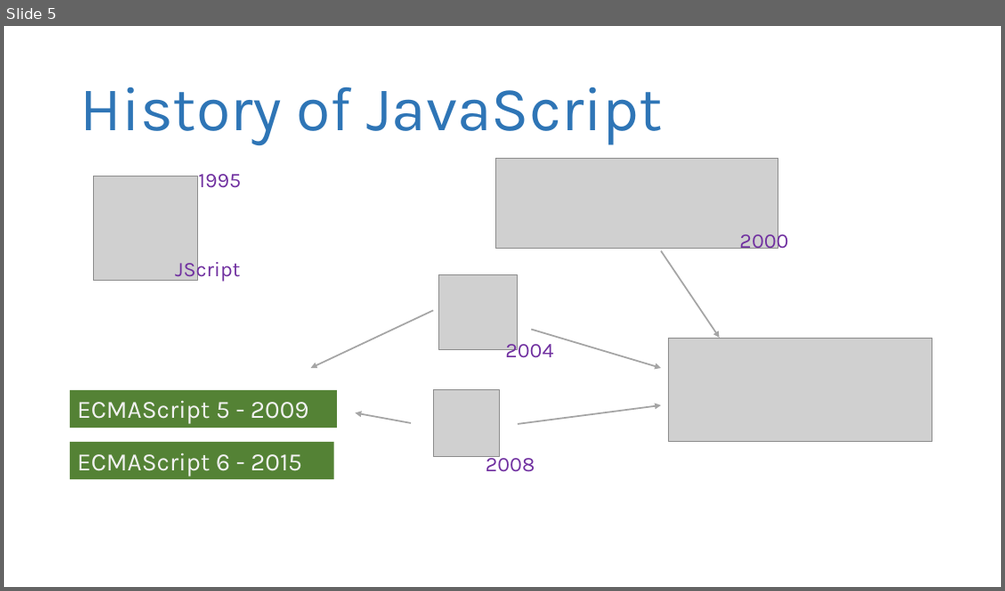
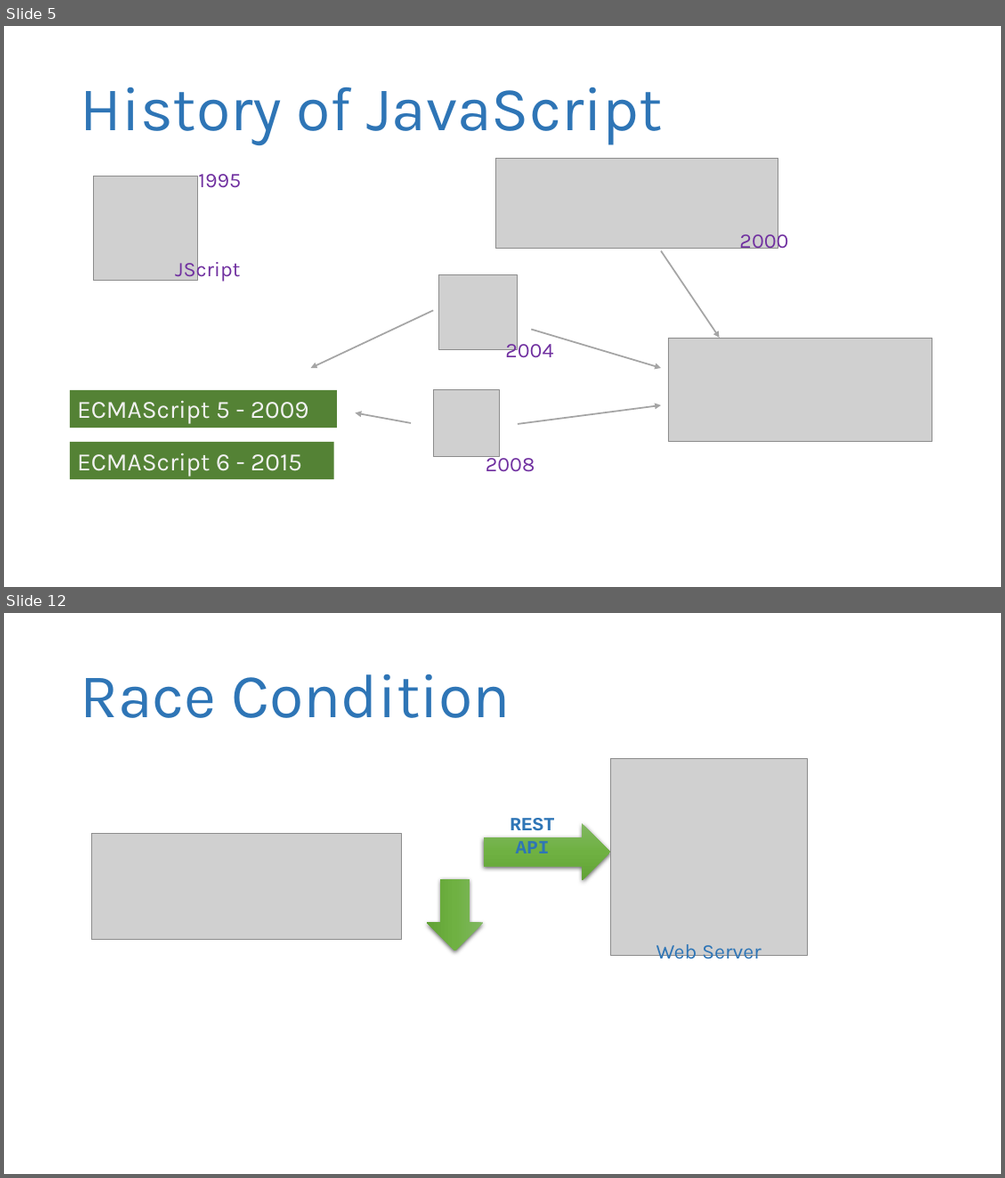
Before and after one commit to revature-vinay/revature_India_26th_July_13Week, a slide deck: Week4(HTML,CSS,JS,Servlet,REST)/notes_images/html-css-js.pptx. Shown one above the other, each under a label of ours: slide 5 before the commit, slides 5 and 12 after it; the slides between them are not shown. The pictures are 1005x591 and 1005x1178 pixels, drawn with LibreOffice and Linux fonts; fonts in the diff are those of the drawing; grey boxes stand for pictures. Boxes give left, top, right and bottom in pixels: in the first picture for what was removed or moved away, otherwise in the second. Text is boxed around its words. In the diff, an @@ line names an element or a change of style, - is before the commit and + after.

```diff
--- a/Week4(HTML,CSS,JS,Servlet,REST)/notes_images/html-css-js.pptx
+++ b/Week4(HTML,CSS,JS,Servlet,REST)/notes_images/html-css-js.pptx
@@ slide 12 added at (4,613,1001,1174), background #FFFFFF @@
@@ title added at (80,674,510,718), 60 pt, text #2E75B6 @@
+Race Condition
@@ picture added at (610,758,807,955) @@
@@ right arrow added at (484,823,610,880), fill gradient #81B861 to #6FB242 to #62A336 @@
@@ text added at (510,818,554,853), 18 pt, text #2E75B6, bold @@
+REST API
@@ picture added at (91,834,401,940) @@
@@ right arrow added at (427,879,484,951), fill gradient #81B861 to #6FB242 to #62A336 @@
@@ text added at (656,944,761,964), 20 pt, text #2E75B6 @@
+Web Server
```
Also in this commit, not shown: 9 other slides added, 17 other files.
